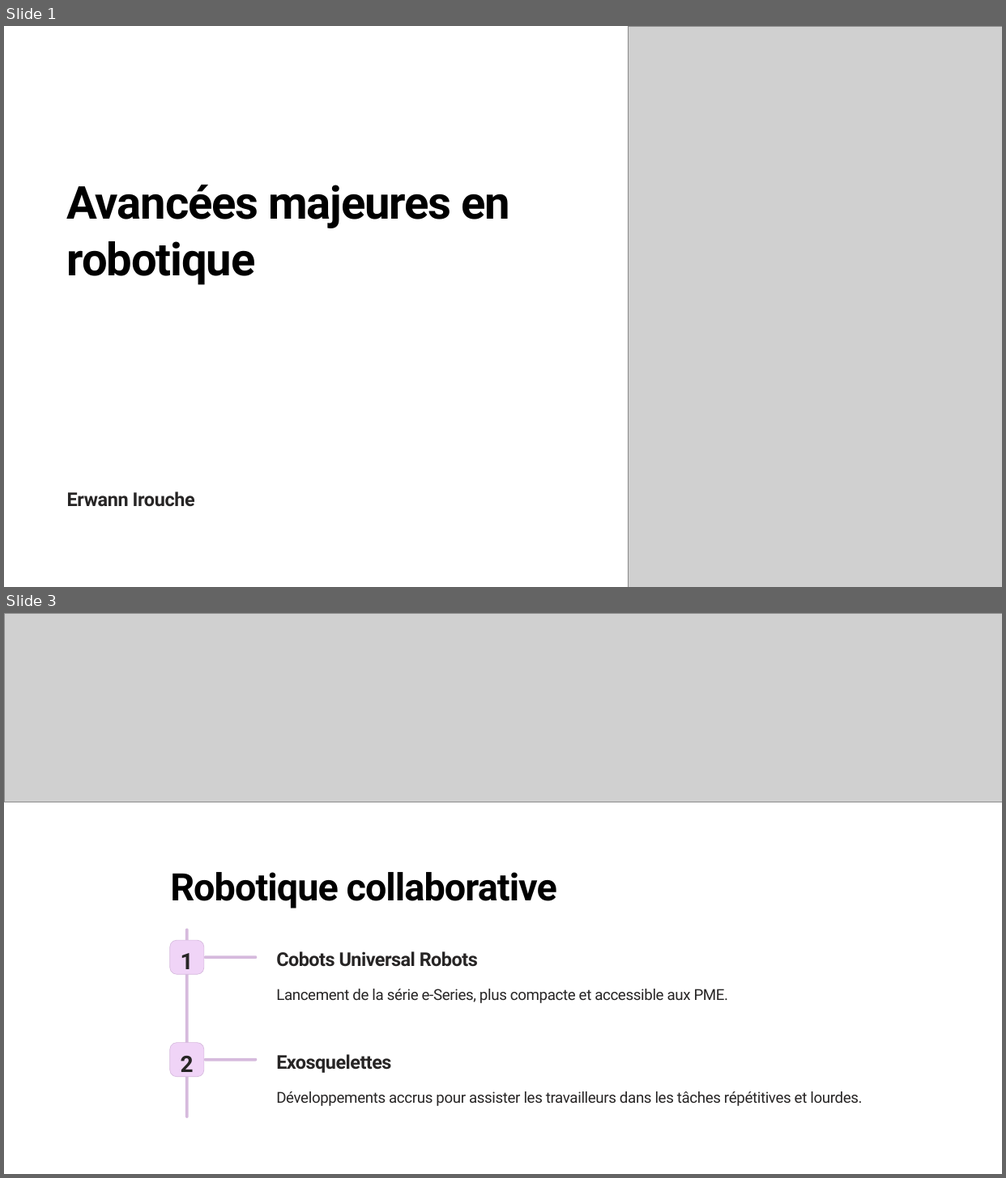
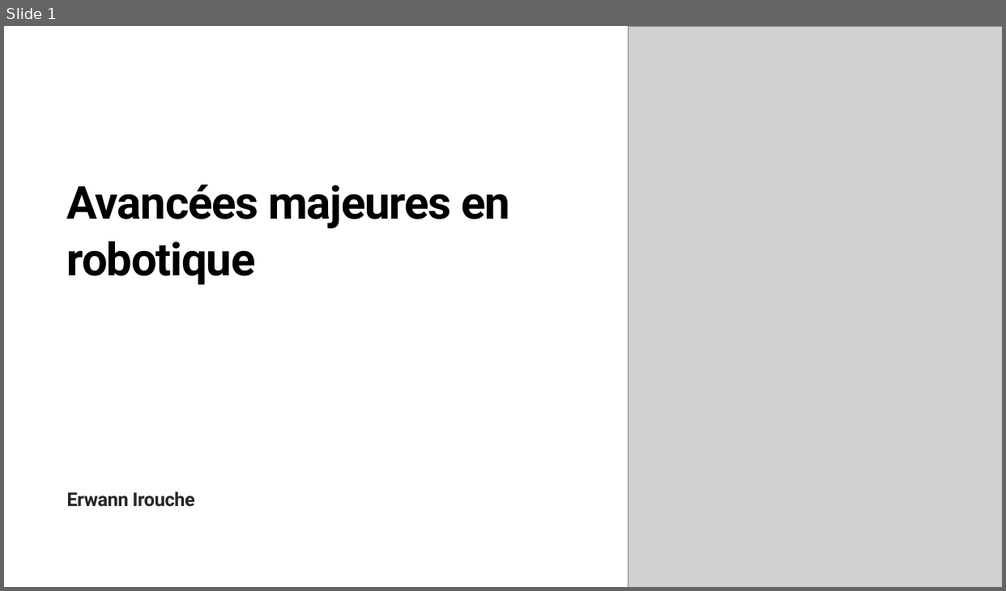
Before and after one commit to whit3-4t0m/erwann.github.io, a slide deck: veille_technologique Erwann 4.pptx. Shown one above the other, each under a label of ours: slides 1 and 3 before the commit, slide 1 after it; the slides between them are not shown. The pictures are 1006x1178 and 1006x591 pixels, drawn with LibreOffice and Linux fonts; fonts in the diff are those of the drawing; grey boxes stand for pictures; background and template pictures are left out. Boxes give left, top, right and bottom in pixels: in the first picture for what was removed or moved away, otherwise in the second. Text is boxed around its words. In the diff, an @@ line names an element or a change of style, - is before the commit and + after.

```diff
--- a/veille_technologique Erwann 4.pptx
+++ b/veille_technologique Erwann 4.pptx
@@ slide 3 removed at bbox=[4, 613, 1002, 1174], background picture (left out) @@
@@ rectangle removed at bbox=[4, 613, 1002, 1174] @@
@@ picture removed at bbox=[4, 613, 1002, 803] @@
@@ text removed at bbox=[170, 872, 557, 909] @@
-Robotique collaborative
@@ rounded rectangle removed at bbox=[170, 940, 204, 975] @@
@@ rounded rectangle removed at bbox=[185, 929, 189, 1118] @@
@@ text removed at bbox=[276, 952, 478, 967] @@
-Cobots Universal Robots
@@ text removed at bbox=[181, 953, 194, 976] @@
-1
@@ rounded rectangle removed at bbox=[204, 956, 258, 959] @@
@@ text removed at bbox=[276, 989, 729, 1003] @@
-Lancement de la série e-Series, plus compacte et accessible aux PME.
@@ rounded rectangle removed at bbox=[170, 1043, 204, 1077] @@
@@ text removed at bbox=[181, 1056, 194, 1072] @@
-2
@@ rounded rectangle removed at bbox=[204, 1059, 258, 1062] @@
@@ text removed at bbox=[276, 1054, 391, 1073] @@
-Exosquelettes
@@ text removed at bbox=[276, 1092, 862, 1106] @@
-Développements accrus pour assister les travailleurs dans les tâches répétitives et lourdes.
```
Also in this commit, not shown: 3 slides changed, 1 slide added, 1 other slide removed.
